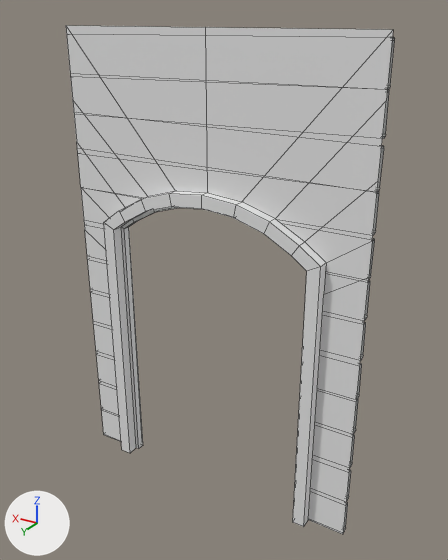
Before and after pictures for a commit that changed the FBX model Afterlife Gen 2/Assets/Art/Modular Kits/Mansion/Kit New/Wall_Doorway_01.fbx.
Before and after are seen from a camera (50 mm lens) standing at (-3.46, 3.1, 3.07) and looking at (-1.64, 0.06, 1.55). Lighting does not change. The marker at lower left points along +X, +Y and +Z. Mesh edges are drawn as thin lines. Where no turn or scale is listed for an object, it has been applied to the vertices.

Before the edit, the objects in view are built like this:
```python
me_plane_022 = bpy.data.meshes.new('Plane.022')
me_plane_022.from_pydata(...)  # 476 vertices, 254 faces; spans x 0.0..2.0, y -0.08..0.07, z 0.0..3.0
# faces by material slot: [151, 12, 91]
me_plane_022.materials.append(mat_wood)  # white #e7e7e7
me_plane_022.materials.append(mat_wall)  # white #e7e7e7
me_plane_022.materials.append(mat_frame)  # white #e7e7e7
ob_wall_doorway_01 = bpy.data.objects.new('Wall_Doorway_01', me_plane_022)
ob_wall_doorway_01.location = (-2.563, 0.116, 0.0)
```
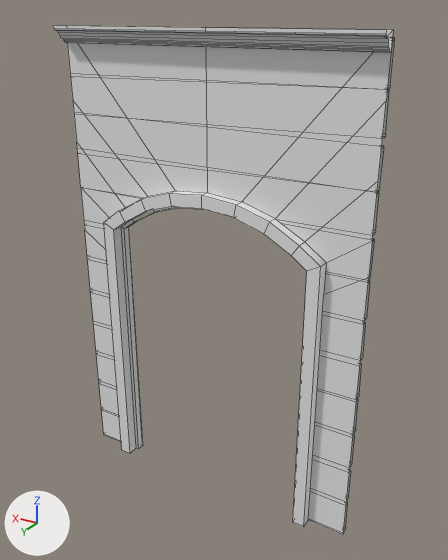
Edits to the scene script, one JSON object a line:
```json
{"block": "me_plane_022", "where": "# used by ob_wall_doorway_01; location = (-2.563, 0.116, 0.0)"}
{"op": "remove", "block": "me_plane_022", "code": "me_plane_022.from_pydata(...)  # 476 vertices, 254 faces; spans x 0.0..2.0, y -0.08..0.07, z 0.0..3.0"}
{"op": "add", "block": "me_plane_022", "code": "me_plane_022.from_pydata(...)  # 504 vertices, 267 faces; spans x 0.0..2.0, y -0.08..0.1, z 0.0..3.0"}
{"block": "me_plane_022", "change": "me_plane_022 part 1: a new loose piece of 28 vertices spanning x 0.0..2.0, y 0.0..0.1, z 2.9..3.0, in mat_wood (white #e7e7e7)"}
{"block": "me_plane_022", "change": "me_plane_022 part 2: the surface is now shaded smooth"}
```

Pixel boxes [x1, y1, x2, y2] of what changed, in the pictures (448 x 560 px):
```json
{"object": "Wall_Doorway_01", "change": "reshaped", "before": [66, 25, 395, 534], "after": [54, 25, 395, 534]}
{"part": 1, "of": "me_plane_022", "change": "added", "after": [54, 26, 390, 53]}
```
